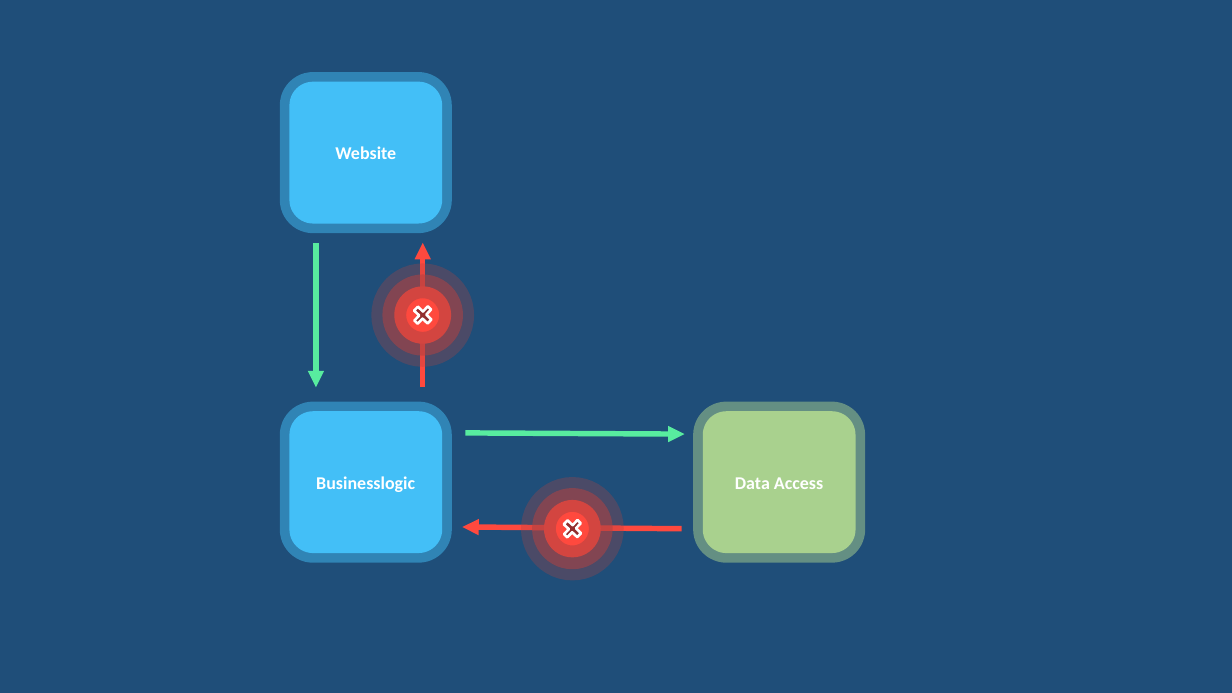
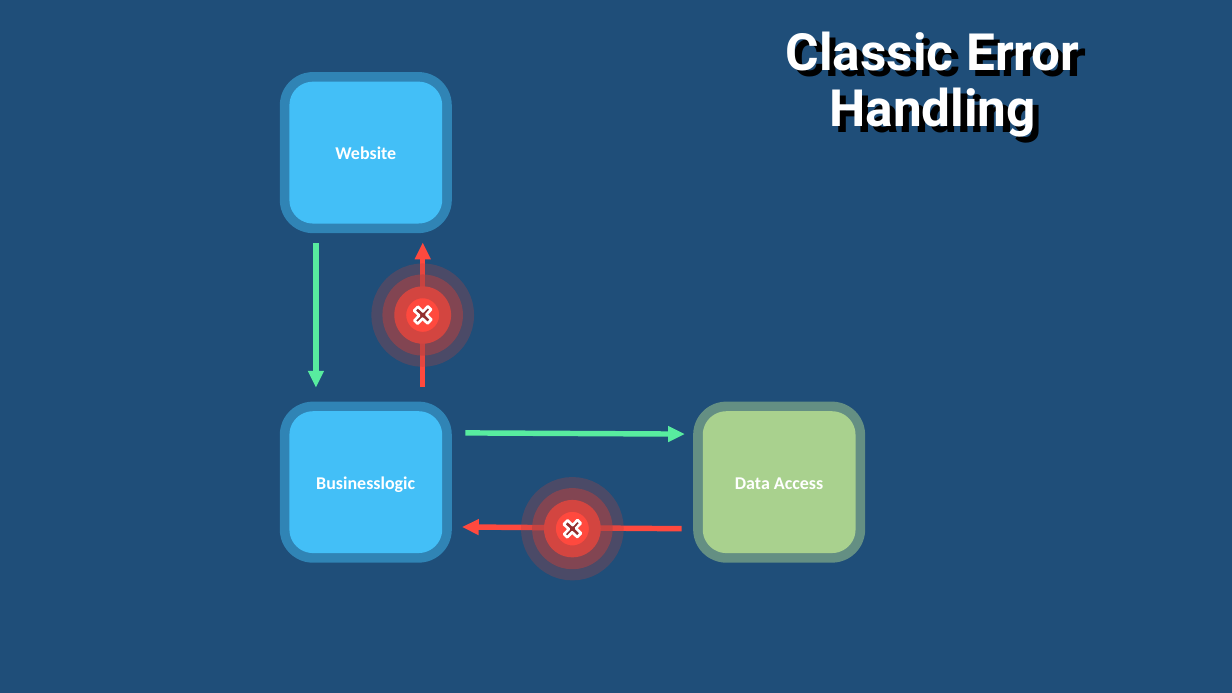
Before and after one commit to rogeralsing/Presentations, a slide deck: slide 12 of FailingGracefully/QConSP/failingactors.pptx. Drawn at 1232x693 pixels with LibreOffice and Linux fonts; fonts in the diff are those of the drawing. Boxes give left, top, right and bottom in pixels: in the first picture for what was removed or moved away, otherwise in the second. Text is boxed around its words. In the diff, an @@ line names an element or a change of style, - is before the commit and + after.

```diff
--- a/FailingGracefully/QConSP/failingactors.pptx
+++ b/FailingGracefully/QConSP/failingactors.pptx
@@ title added at box(792, 31, 1079, 138), 40 pt, text #FFFFFF, bold @@
+Classic Error Handling
```
Also in this commit, not shown: 4 other slides changed, 14 slides removed, 29 other files.
